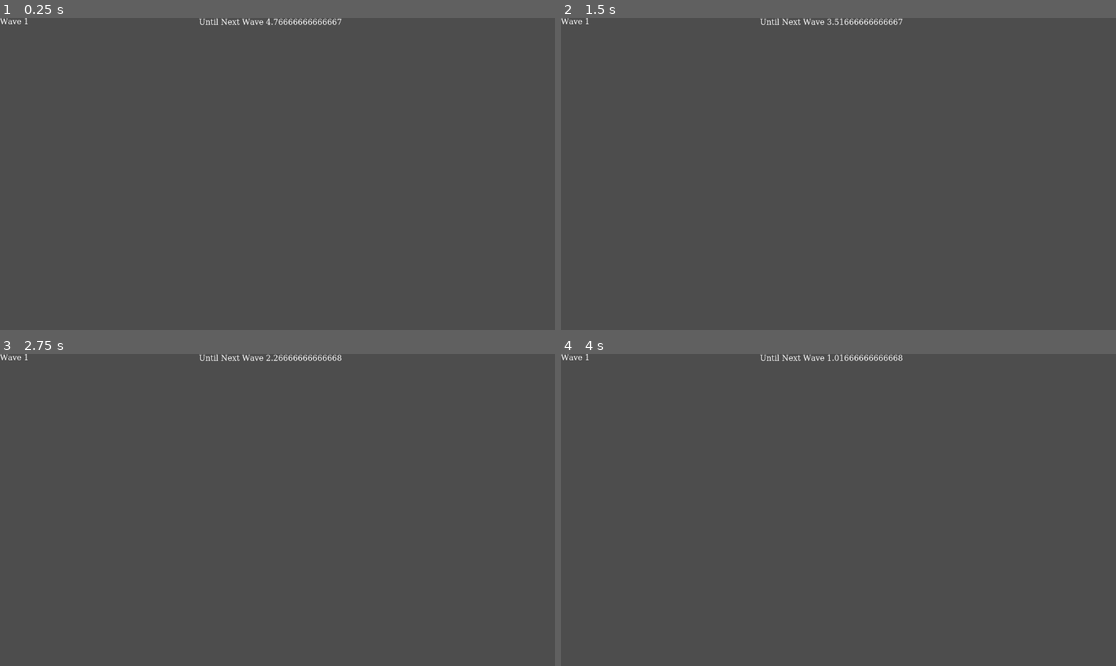
Above: before the commit, frames 1-4 (two rows, left to right).
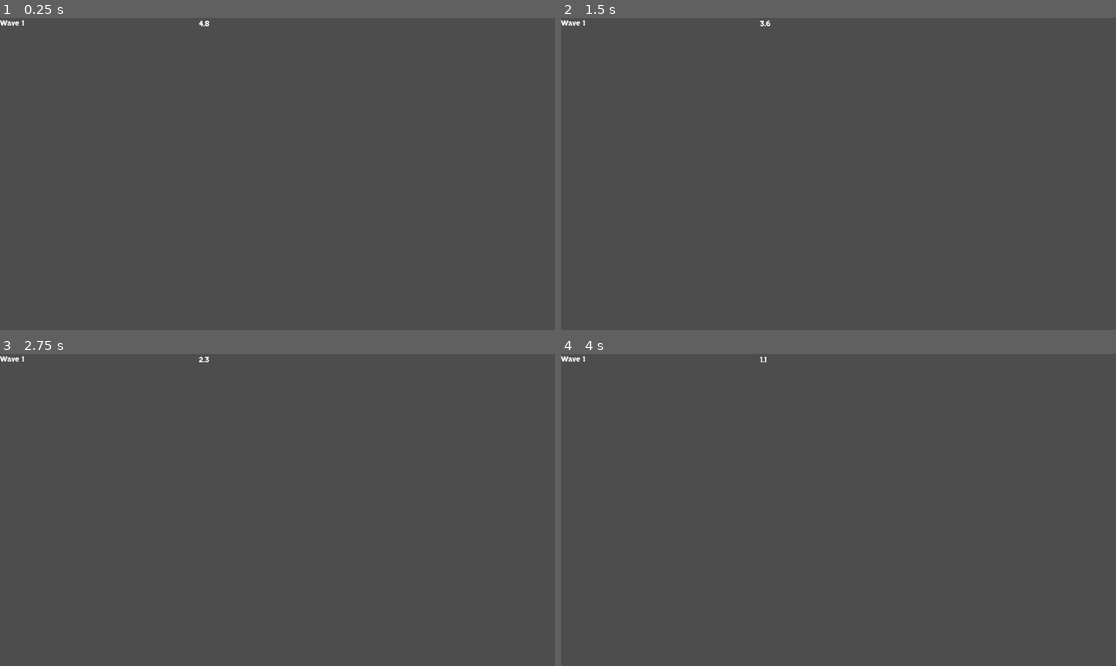
Above: after the commit, the same moments.

Repository: TagDBack/TDB-STB
Game: Godot game, scene res://scenes/miscs/UI.tscn
The game is run twice, just before and just after one commit, with the same random seed, the same clock (stepped at 60 frames per second) and the same inputs. This scene is started directly instead of the project's main scene.
Inputs:
- Up to frame 1 (0.25 s): no input
- Up to frame 2 (1.5 s): tap Enter at 0.5 s; tap Space at 1.25 s
- Up to frame 3 (2.75 s): tap Enter at 2 s
- Up to frame 4 (4 s): tap Space at 2.75 s; tap Enter at 3.5 s

The runs differ from the first frame. In frame 1, 0.3% of the frame differs, in the area x 0-62%, y 0-3%; in frame 2, 0.3%; in frame 3, 0.3%; in frame 4, 0.3%.

Commit message:
Update Misc UI
- Using Skranji Font
- Update time left with ceiling to 1 decimal point
- Add is_boss_wave for convenient regarding boss wave

Diff:
--- a/scenes/miscs/UI.tscn
+++ b/scenes/miscs/UI.tscn
@@ -1,17 +1,7 @@
-[gd_scene load_steps=4 format=3 uid="uid://cibl1xqyo1ppq"]
+[gd_scene load_steps=3 format=3 uid="uid://cibl1xqyo1ppq"]
 
 [ext_resource type="Script" path="res://scripts/UI.gd" id="1_f4acd"]
-
-[sub_resource type="FontFile" id="FontFile_nsrtm"]
-cache/0/16/0/ascent = 0.0
-cache/0/16/0/descent = 0.0
-cache/0/16/0/underline_position = 0.0
-cache/0/16/0/underline_thickness = 0.0
-cache/0/16/0/scale = 1.0
-cache/0/16/0/kerning_overrides/16/0 = Vector2(0, 0)
-
-[sub_resource type="Theme" id="Theme_y36hm"]
-default_font = SubResource("FontFile_nsrtm")
+[ext_resource type="FontFile" uid="uid://cquj38eqa2nsj" path="res://fonts/Skranji/Skranji-Regular.ttf" id="2_ld85q"]
 
 [node name="UI" type="Control"]
 layout_mode = 3
@@ -20,13 +10,14 @@
 anchor_bottom = 1.0
 grow_horizontal = 2
 grow_vertical = 2
-theme = SubResource("Theme_y36hm")
 script = ExtResource("1_f4acd")
 
 [node name="Wave Number" type="RichTextLabel" parent="."]
 layout_mode = 0
 offset_right = 270.0
 offset_bottom = 106.0
+theme_override_fonts/normal_font = ExtResource("2_ld85q")
+bbcode_enabled = true
 text = "Wave Number"
 
 [node name="Wave Time Left" type="RichTextLabel" parent="."]
@@ -35,4 +26,6 @@
 offset_top = 1.0
 offset_right = 794.0
 offset_bottom = 79.0
+theme_override_fonts/normal_font = ExtResource("2_ld85q")
+bbcode_enabled = true
 text = "5 Seconds"
--- a/scripts/UI.gd
+++ b/scripts/UI.gd
@@ -9,4 +9,11 @@
 # Called every frame. 'delta' is the elapsed time since the previous frame.
 func _process(delta):
 	$"Wave Number".text = "Wave " + str(WaveManager.wave_number)
-	$"Wave Time Left".text = "Until Next Wave " + str(WaveManager.wave_timer.time_left)
+	if WaveManager.is_boss_wave:
+		$"Wave Time Left".text = "Defeat The Boss"
+	else:
+		$"Wave Time Left".text = str(ceil_to_dec(WaveManager.wave_timer.time_left, 1))
+
+# https://forum.godotengine.org/t/how-to-round-to-a-specific-decimal-place/27552/3
+func ceil_to_dec(num, digit):
+	return ceil(num * pow(10.0, digit)) / pow(10.0, digit)
--- a/scripts/wave-manager.gd
+++ b/scripts/wave-manager.gd
@@ -1,6 +1,7 @@
 extends Node
 
 var is_start = false
+@export var is_boss_wave = false
 @export var is_endless_mode = false
 @export var wave_number = 0
 @export var wave_timer: Timer = null
@@ -38,6 +39,7 @@
 	if (wave_number >= 16):
 		endless_mode_next_wave()
 	elif (wave_number % 5 == 0):
+		is_boss_wave = true
 		print("boss wave")
 
 		# Do boss wave spawner here
@@ -46,6 +48,7 @@
 		boss_death()
 		# Delete until this
 	else:
+		is_boss_wave = false
 		print("normal wave")
 
 		# Do normal wave spawner here
@@ -59,6 +62,7 @@
 	# Call different function if desired
 	#
 	if (wave_number % 5 == 0):
+		is_boss_wave = true
 		print("endless mode boss wave")
 
 		# Do boss wave spawner here
@@ -67,6 +71,7 @@
 		boss_death()
 		# Delete until this
 	else:
+		is_boss_wave = false
 		print("endless mode normal wave")
 
 		# Do normal wave spawner here
@@ -77,6 +82,7 @@
 
 func _deferred_boss_death():
 	if wave_number % 5 == 0:
+		is_boss_wave = false
 		next_wave()
 
 func calculate_multiplier():
